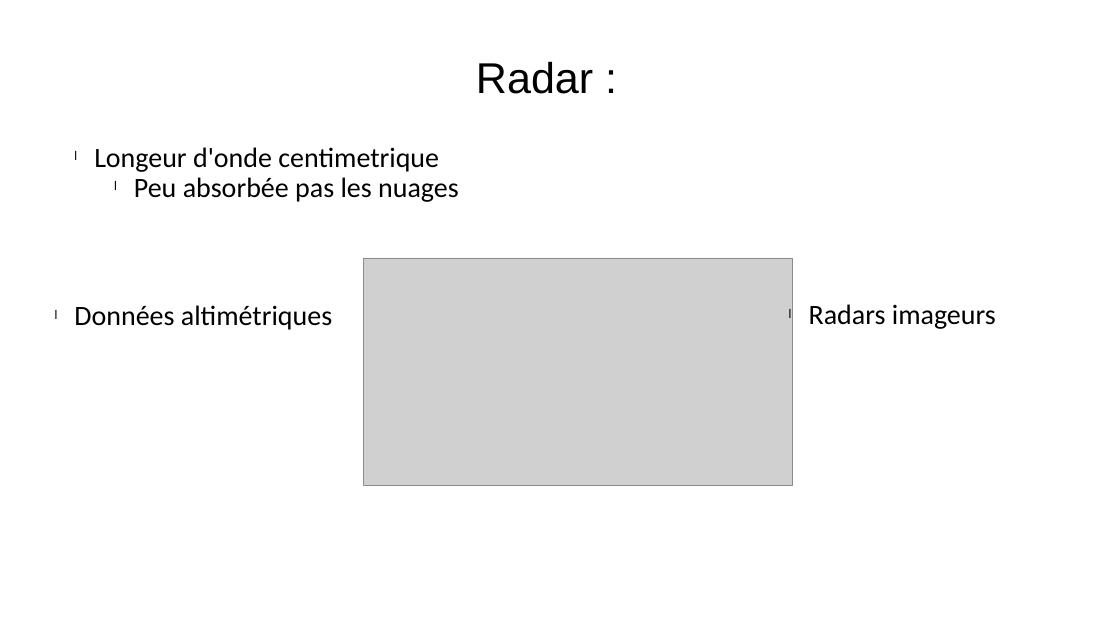
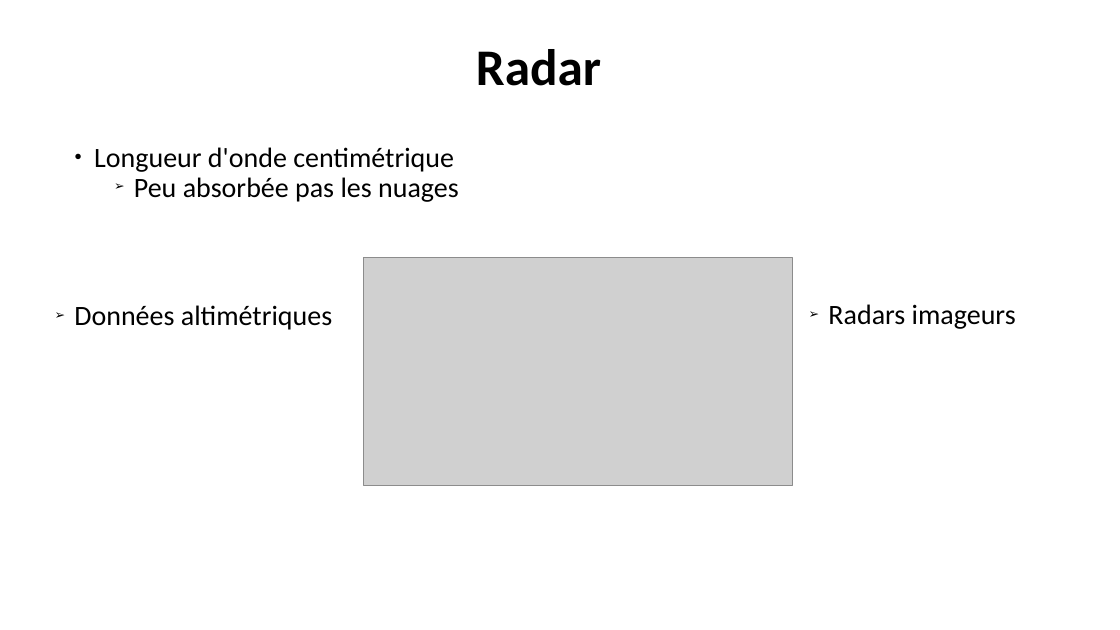
Before and after one commit to Apolerag/Cours_M2, a slide deck: slide 13 of AATI/Présentation/presentation_argoud_chemier.pptx. Drawn at 1120x630 pixels with LibreOffice and Linux fonts; fonts in the diff are those of the drawing; grey boxes stand for pictures; background and template pictures are left out. Boxes give left, top, right and bottom in pixels: in the first picture for what was removed or moved away, otherwise in the second. Text is boxed around its words. In the diff, an @@ line names an element or a change of style, - is before the commit and + after.

```diff
--- a/AATI/Présentation/presentation_argoud_chemier.pptx
+++ b/AATI/Présentation/presentation_argoud_chemier.pptx
@@ text at bbox=[476, 49, 601, 86]: text changed; size 36.9 to 44 pt; font Arial to Calibri; bold on @@
-Radar :
+Radar
@@ text at bbox=[94, 147, 454, 172]: text changed @@
-l Longeur d'onde centimetrique
+● Longueur d'onde centimétrique
@@ text "Données altimétriques" at bbox=[74, 305, 332, 330]: bullet l to ➢ @@
@@ text "Radars imageurs" at bbox=[828, 304, 1016, 329]: bullet l to ➢ @@
@@ text "Radars imageurs": place and size @@
-text "Radars imageurs" at bbox=[809, 304, 996, 329]
+text "Radars imageurs" at bbox=[828, 304, 1016, 329]
```
Also in this commit, not shown: 14 other slides changed, 1 slide removed, 5 other files.
